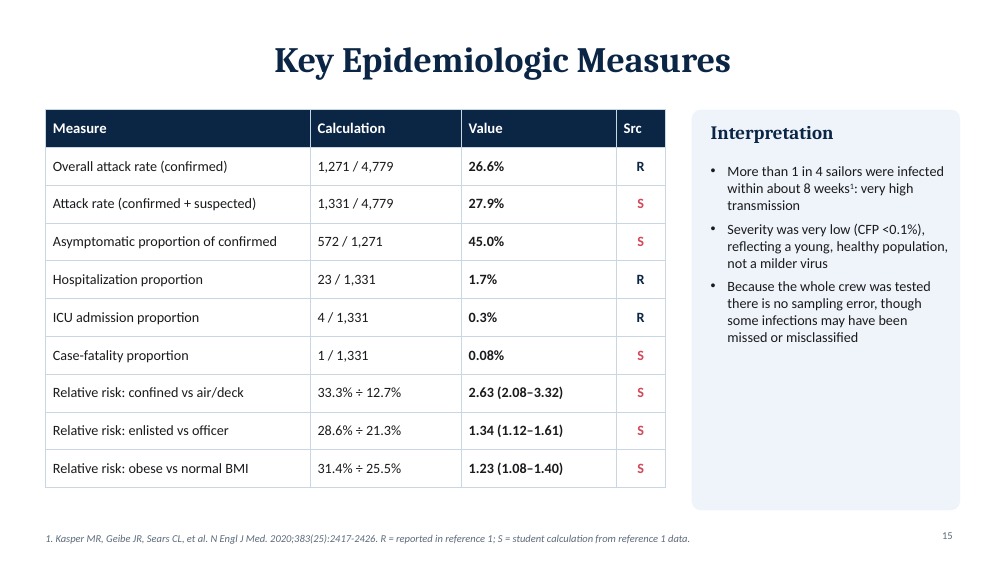
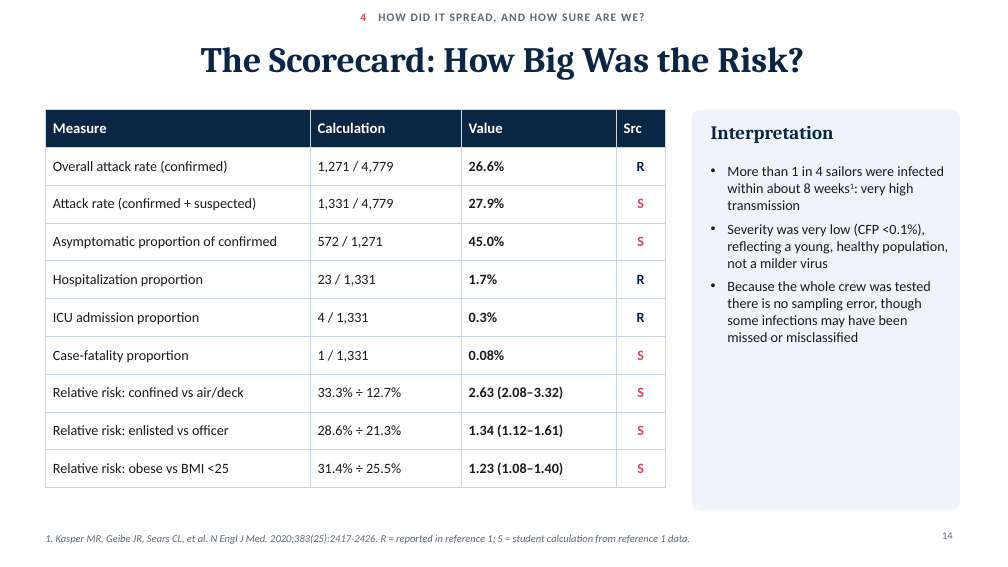
Before and after one commit to adebowa96/Research, a slide deck: slide 14 of Outbreak_of_the_Day/Covid19_Aircraft_Carrier_Outbreak.pptx (slide 15 before the commit). Drawn at 1008x567 pixels with LibreOffice and Linux fonts; fonts in the diff are those of the drawing. Boxes give left, top, right and bottom in pixels: in the first picture for what was removed or moved away, otherwise in the second. Text is boxed around its words. In the diff, an @@ line names an element or a change of style, - is before the commit and + after.

```diff
--- a/Outbreak_of_the_Day/Covid19_Aircraft_Carrier_Outbreak.pptx
+++ b/Outbreak_of_the_Day/Covid19_Aircraft_Carrier_Outbreak.pptx
@@ text added at (360,13,645,23), 11 pt, text #5C6B7A, bold @@
+4 HOW DID IT SPREAD, AND HOW SURE ARE WE?
@@ title at (201,47,805,80): text changed @@
-Key Epidemiologic Measures
+The Scorecard: How Big Was the Risk?
@@ table at (45,110,665,479) @@
-row 10, column 1: Relative risk: obese vs normal BMI
+row 10, column 1: Relative risk: obese vs BMI <25
@@ page number at (942,532,953,539): text changed @@
-15
+14
```
Also in this commit, not shown: 18 other slides changed.
